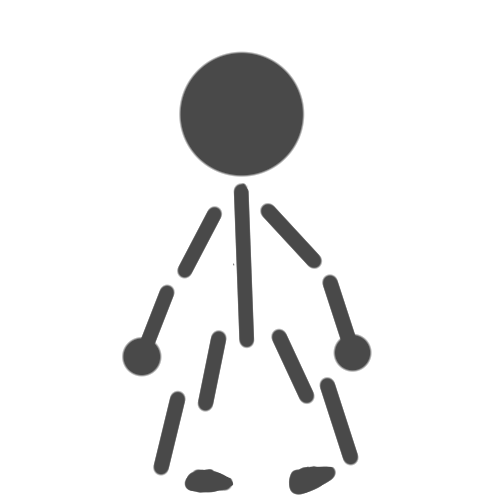
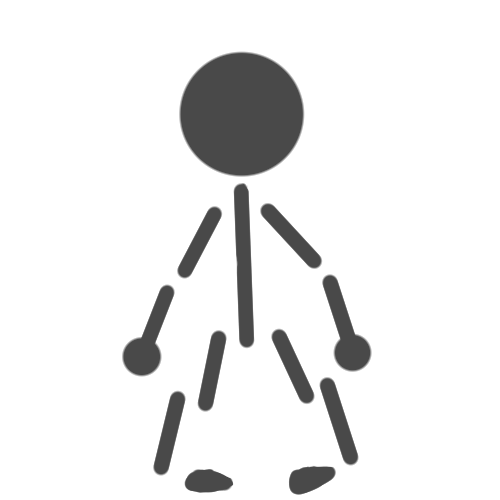
The second 500×500 image is a revision of the first. Changes to its layers:
painted on "right_arm" over <box>233,256,238,266</box>
painted on "body" over <box>236,255,238,274</box>
